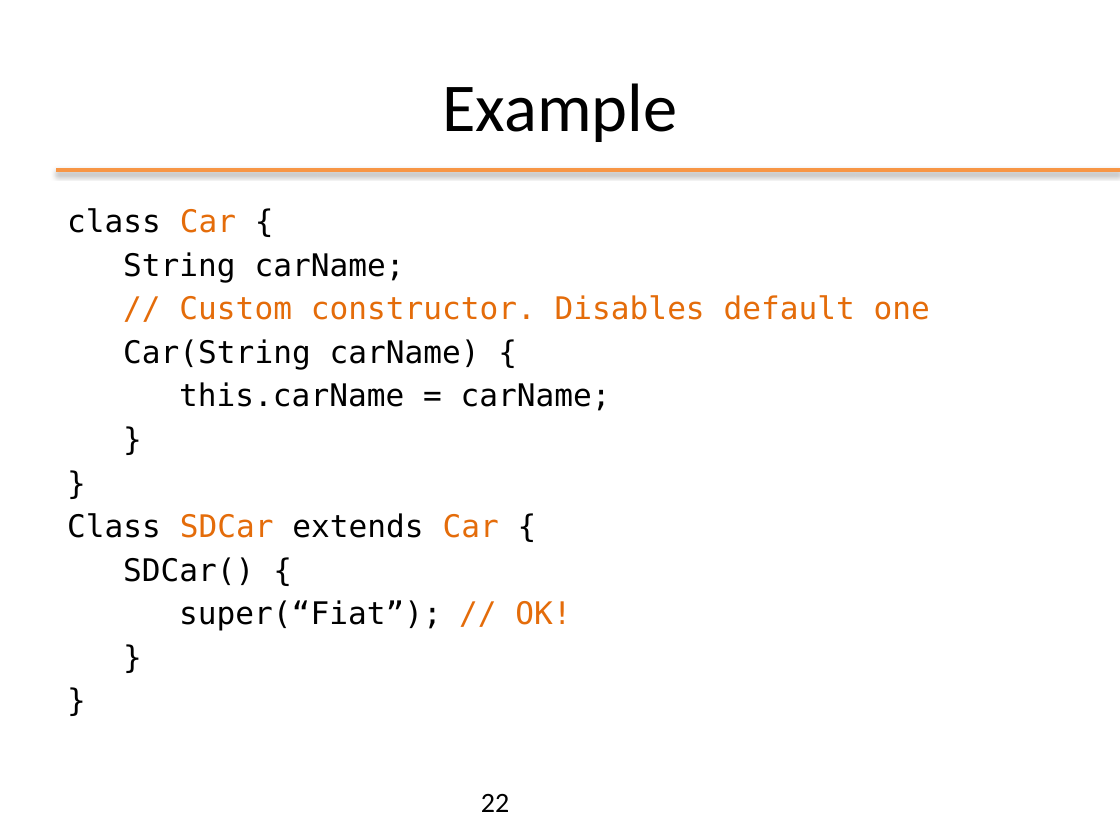
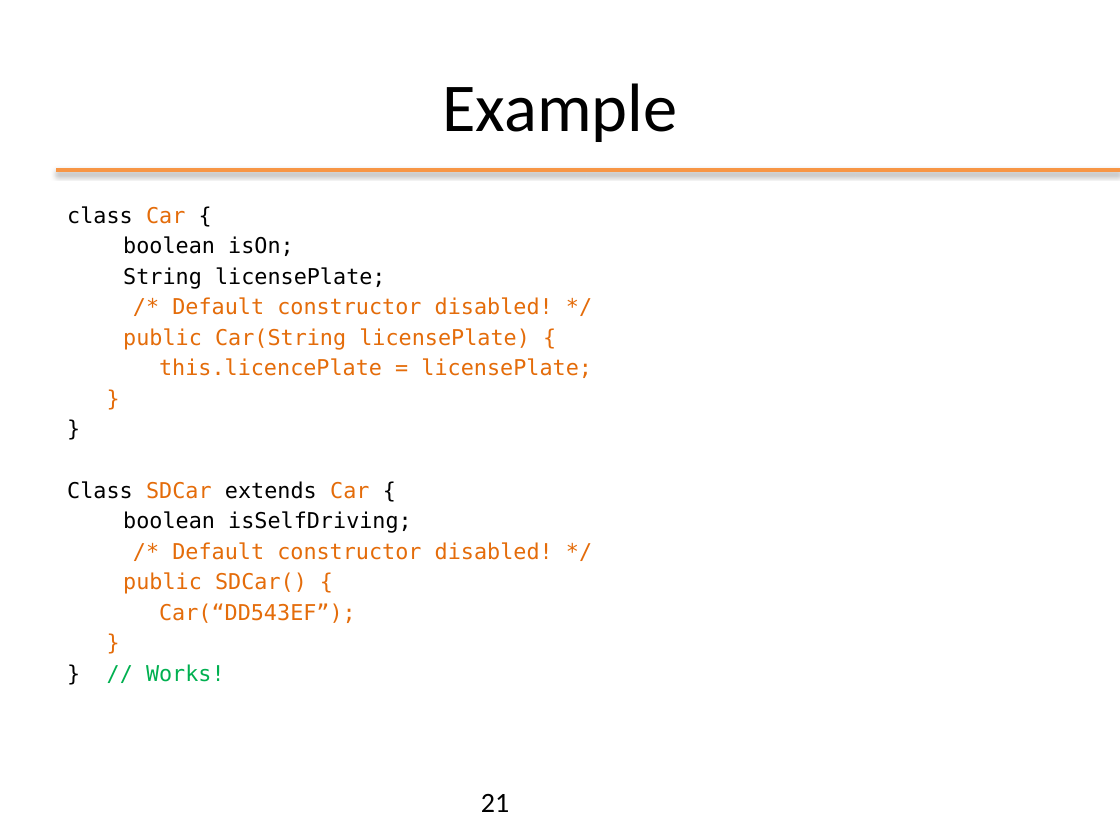
Before and after one commit to matt498/ooprogramming, a slide deck: slide 21 of slides/ppt/03_OOP_Inheritance.pptx (slide 22 before the commit). Drawn at 1120x840 pixels with LibreOffice and Linux fonts; fonts in the diff are those of the drawing; background and template pictures are left out. Boxes give left, top, right and bottom in pixels: in the first picture for what was removed or moved away, otherwise in the second. Text is boxed around its words. In the diff, an @@ line names an element or a change of style, - is before the commit and + after.

```diff
--- a/slides/ppt/03_OOP_Inheritance.pptx
+++ b/slides/ppt/03_OOP_Inheritance.pptx
@@ text at [67,206,369,499]: size 20 to 14 pt in "class Car {", "}", "}", "Class SDCar extends Car {" and 1 more places; text colour #000000 to #E46C0A in "}", "}"; less space between paragraphs @@
@@ text at [123,236,592,378]: text changed; size 20 to 14 pt; text colour #000000 to #E46C0A @@
-String carName;
-// Custom constructor. Disables default one
-Car(String carName) {
-this.carName = carName;
+boolean isOn;
+String licensePlate;
+/* Default constructor disabled! */
+public Car(String licensePlate) {
+this.licencePlate = licensePlate;
@@ text at [123,511,553,623]: text changed; size 20 to 14 pt; text colour #000000 to #E46C0A @@
-SDCar() {
-super(“Fiat”); // OK!
+boolean isSelfDriving;
+/* Default constructor disabled! */
+public SDCar() {
+Car(“DD543EF”);
@@ text at [146,664,225,682]: text changed; size 20 to 14 pt; text colour #000000 to #00B050 @@
-}
+} // Works!
@@ page number at [481,794,509,812]: text changed @@
-22
+21
```
Also in this commit, not shown: 25 other slides changed, 1 slide added, 1 slide removed, 6 other files.
